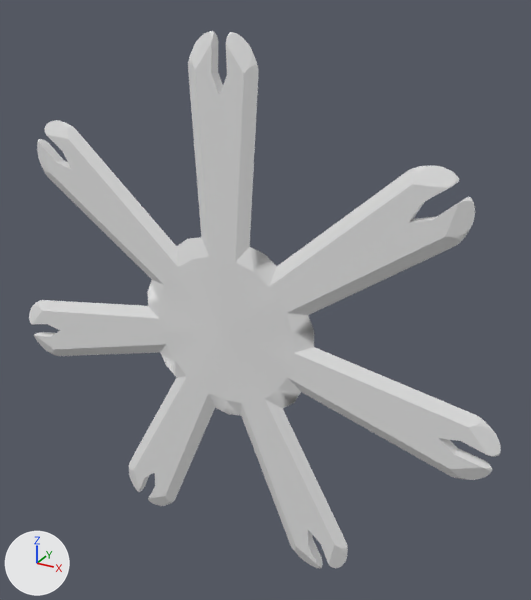
Before and after pictures for a commit that changed the glTF model glb_imports/IceFairyEphyra.glb.
Before and after are seen from a camera (50 mm lens) standing at (6.39, -10.05, 5.84) and looking at (0.55, 0.57, 0.53). Lighting does not change. The marker at lower left points along +X, +Y and +Z. The first picture is the older version. Where no turn or scale is listed for an object, it has been applied to the vertices. Vertices at exactly the same position are counted once.

In view in the first picture: 'Ephyra'.
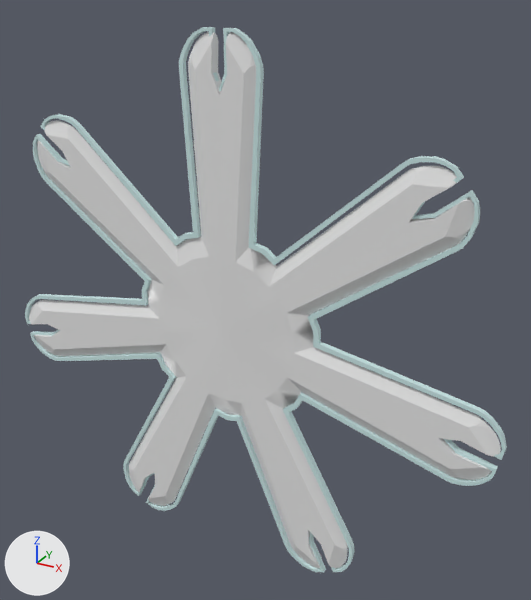
Changed parts and their boxes (x1, y1, x2, y2) in the pictures (531 x 600 px):
'Ephyra', reshaped: before (29, 31, 501, 569); after (25, 27, 507, 572)
part 1 of me_cube, added: after (25, 27, 507, 572)

Patch to the scene script:
```diff
--- a/glb_imports/IceFairyEphyra.glb.py
+++ b/glb_imports/IceFairyEphyra.glb.py
@@ mat_outlinecolor @@
+mat_outlinecolor = bpy.data.materials.new('OutlineColor')
+# nodes: BsdfPrincipled, Mix, OutputMaterial, VertexColor
+# colours: pale blue #cbe7e7, mixed with the vertex colours
@@ me_cube @@
 # used by ob_ephyra; location = (0.0, 0.0, 0.0)
-me_cube.from_pydata(...)  # 1970 vertices, 3970 faces; spans x -4.99..4.98, y 0.0..0.2, z -4.68..5.07
+me_cube.from_pydata(...)  # 3062 vertices, 6168 faces; spans x -5.06..5.06, y 0.0..0.2, z -4.75..5.13
+# me_cube part 1: a new loose piece of 1092 vertices spanning x -5.06..5.06, y 0.05..0.15, z -4.75..5.13, in mat_outlinecolor
 me_cube.materials.append(mat_material)
+me_cube.materials.append(mat_outlinecolor)
```
